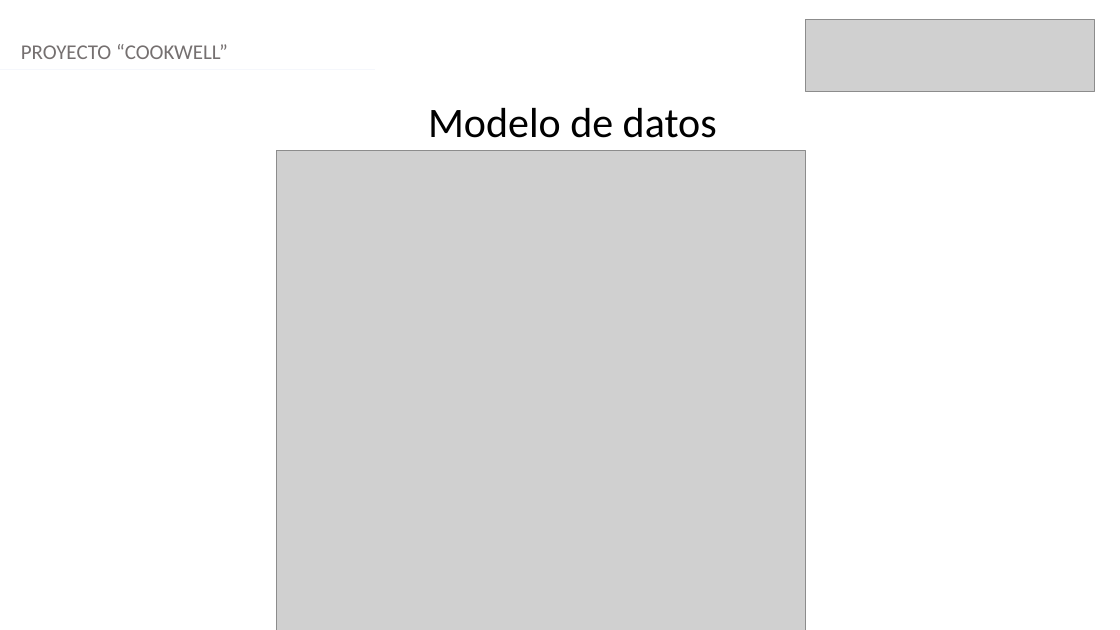
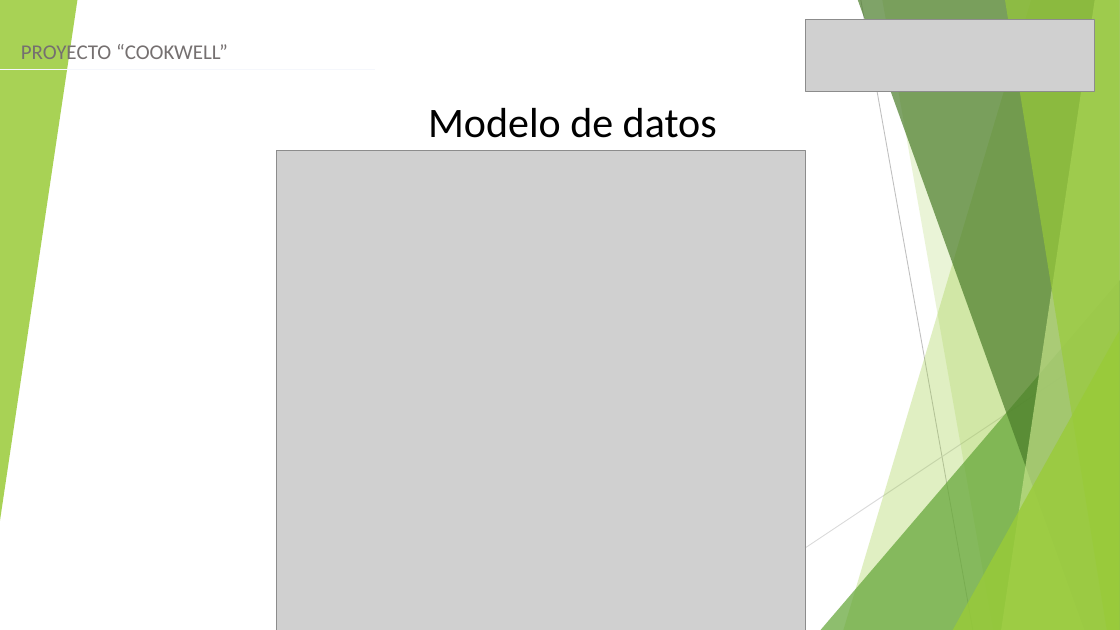
Before and after one commit to iahumadaz/Portafolio-Titulo, a slide deck: slide 9 of Fase2/Evidencias Grupales/Formato Presentación final Portafolio-b.pptx. Drawn at 1120x630 pixels with LibreOffice and Linux fonts; fonts in the diff are those of the drawing; grey boxes stand for pictures. Boxes give left, top, right and bottom in pixels: in the first picture for what was removed or moved away, otherwise in the second. Text is boxed around its words. In the diff, an @@ line names an element or a change of style, - is before the commit and + after.

```diff
--- a/Fase2/Evidencias Grupales/Formato Presentación final Portafolio-b.pptx
+++ b/Fase2/Evidencias Grupales/Formato Presentación final Portafolio-b.pptx
@@ group added at (0, 0, 1120, 630): 5 freeform shapes, 3 triangles, 2 lines @@
```
Also in this commit, not shown: 13 other slides changed.
